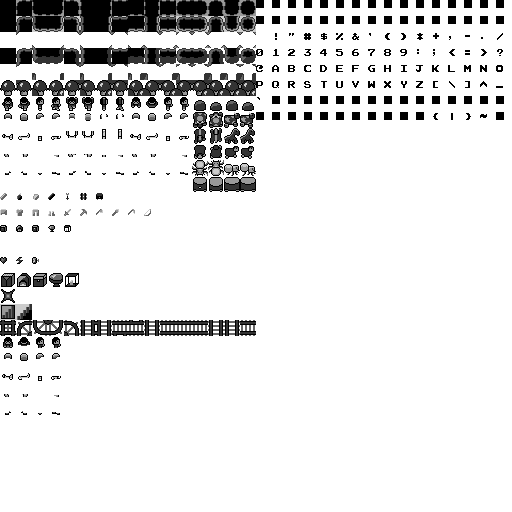
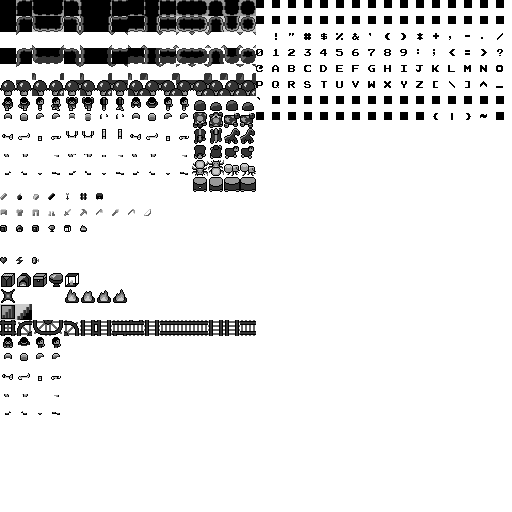
Layered file, before and after one edit (512 x 512). Changes by layer:
painted on "spritesheet.png" over [65, 225, 127, 303]
